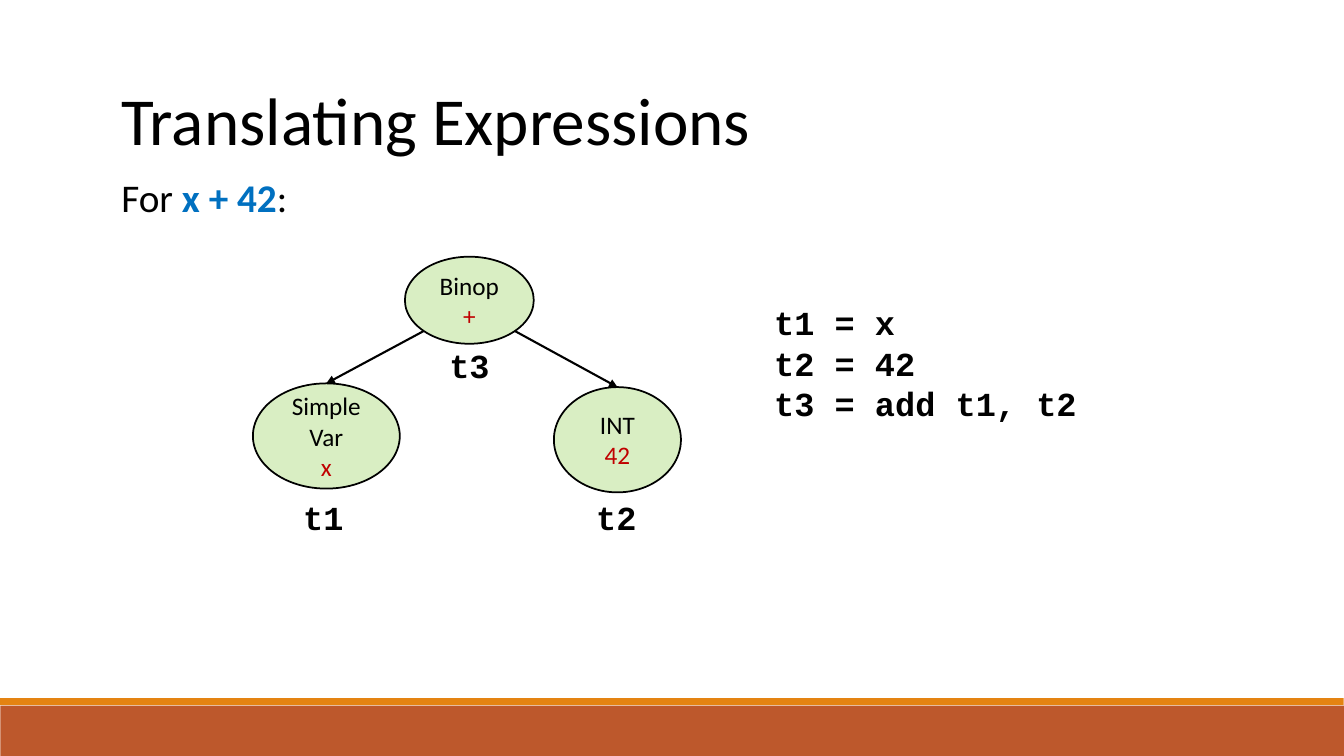
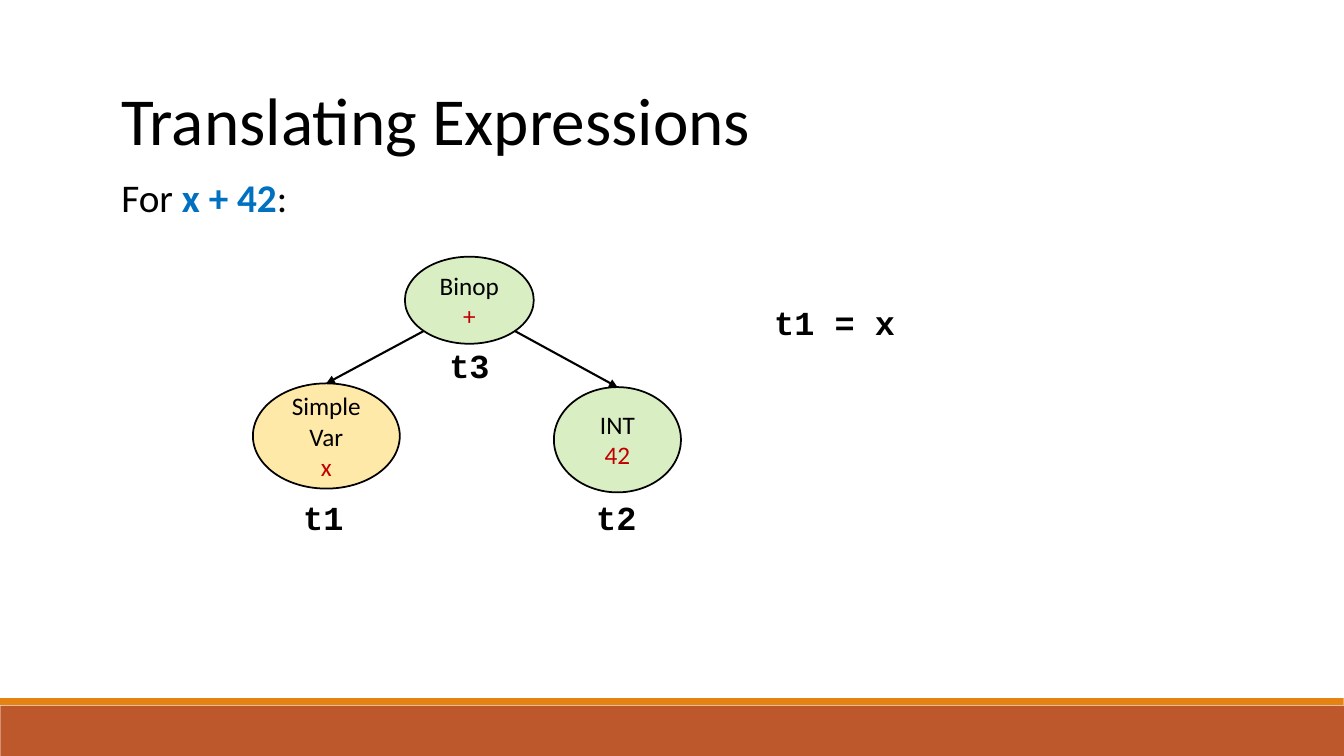
Before and after one commit to raghadzeidan/COMPILATION_TAU_FOR_STUDENTS, a slide deck: slide 7 of new_slides/IR.pptx. Drawn at 1344x756 pixels with LibreOffice and Linux fonts; fonts in the diff are those of the drawing. Boxes give left, top, right and bottom in pixels: in the first picture for what was removed or moved away, otherwise in the second. Text is boxed around its words. In the diff, an @@ line names an element or a change of style, - is before the commit and + after.

```diff
--- a/new_slides/IR.pptx
+++ b/new_slides/IR.pptx
@@ text at bbox=[774, 353, 1076, 422]: paragraphs removed @@
-t2 = 42
-t3 = add t1, t2
@@ ellipse "Simple" at bbox=[253, 383, 400, 488]: fill #92D050 at 34% opacity to #FFC000 at 34% opacity @@
```
Also in this commit, not shown: 13 other slides changed, 17 slides added, 1 other file.
